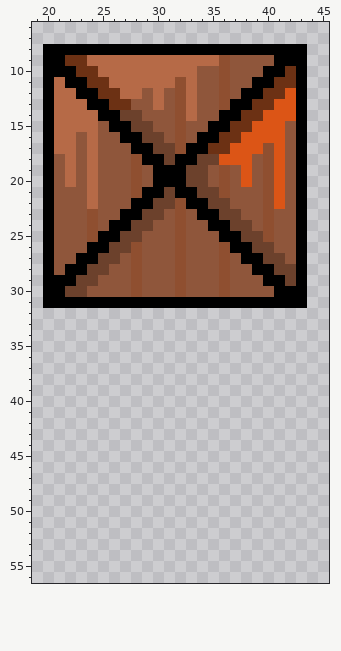
Pixel-art sprite: Assets/Sprite/barricade.png. The picture above was drawn from the file before the commit.
The file is 64x64 pixels. Shown: x 19..45, y 6..56. The old version is drawn lined up with the new one.
After:
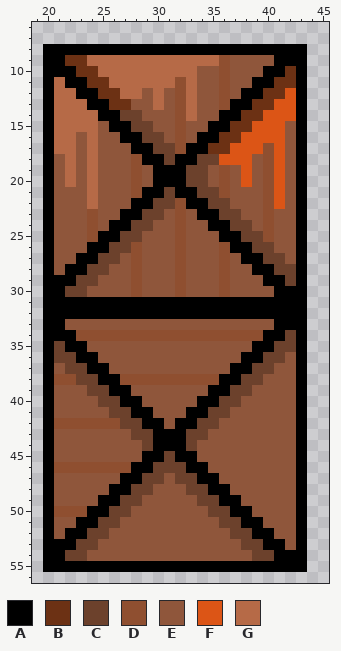
Palette (. is transparent): A #000000  B #6c3114  C #6c412c  D #8f4f30  E #8f563b  F #dc5516  G #b66a47
Author's note on the commit: barricade 프리팹 수정
What changed:
whole drawing moved by +0,-12 (the old picture is shown already moved)
Changed rows in their new state; - is an unchanged pixel.
first column x 20:
32 AAAAAAAAAAAAAAAAAAAAAAAA
33 AAEEEEEEEEEEEEEEEEEEEAAA
34 AAADDDDDDDDDDDDDDDDDAACA
35 ACAAEEEEEEEEEEEEEEEAACCA
36 ACCAAEEEEEEEEEEEEEAACCEA
37 AECCAAEEEEEEEEEEEAACCEEA
38 ADDCCAADDDDDDDDDAACCEEEA
39 AEEECCAAEEEEEEEAACCEEEEA
40 AEEEECCAAEEEEEAACCEEEEEA
41 AEEEEECCAAEEEAACCEEEEEEA
42 ADDDDDDCCAAEAACCEEEEEEEA
43 AEEEEEEECCAAACCEEEEEEEEA
44 AEEEEEEEECAAACEEEEEEEEEA
45 AEEEEEEEEAACAAEEEEEEEEEA
46 ADDDDDDDAACCCAAEEEEEEEEA
47 AEEEEEEAACCECCAAEEEEEEEA
48 AEEEEEAACCEEECCAAEEEEEEA
49 AEEEEAACCEEEEECCAAEEEEEA
50 ADDDAACCEEEEEEECCAAEEEEA
51 AEEAACCEEEEEEEEECCAAEEEA
52 AEAACCEEEEEEEEEEECCAAEEA
53 AAACCEEEEEEEEEEEEECCAAEA
54 AACCEEEEEEEEEEEEEEECCAAA
55 AAAAAAAAAAAAAAAAAAAAAAAA
Changed places in both pictures, as pixel boxes (x1, y1, x2, y2):
added: (43, 308, 307, 572)
